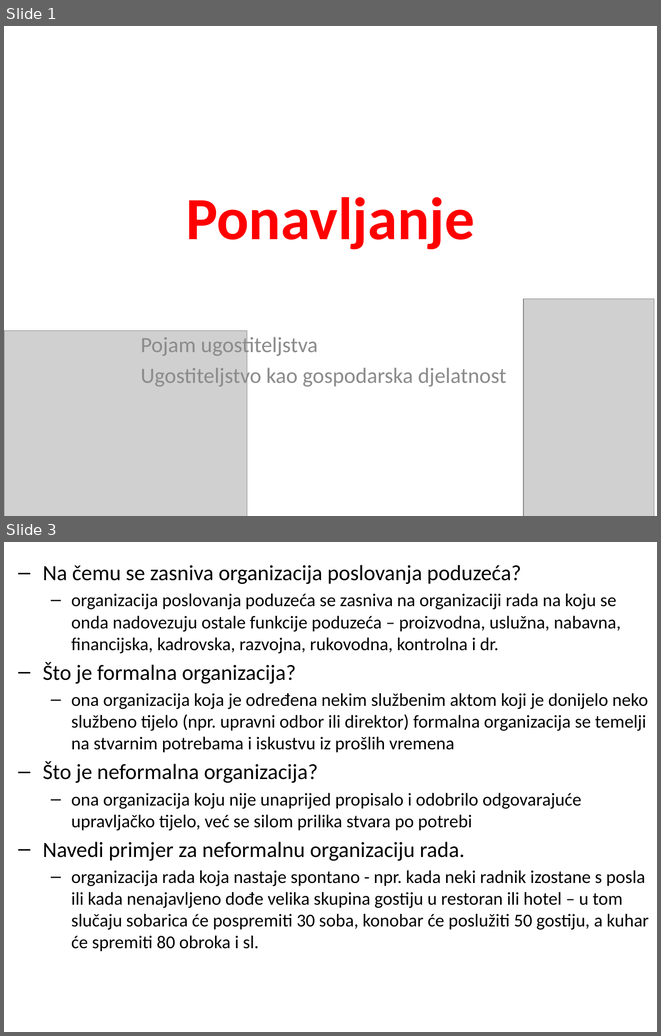
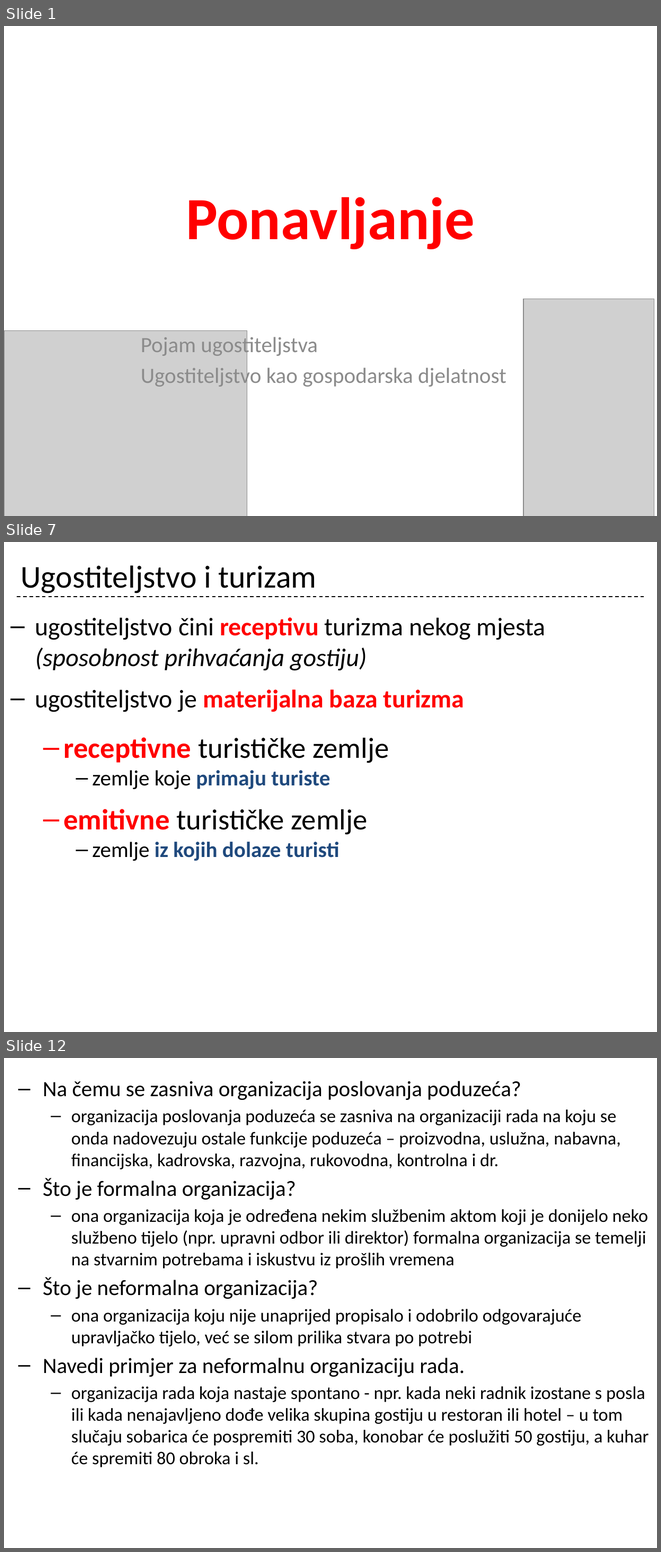
Before and after one commit to cornx/print, a slide deck: data/organizacija/001_uvod_i_ug_kao_gosp_djelatnost_ponavljanje.pptx. Shown one above the other, each under a label of ours: slides 1 and 3 before the commit, slides 1, 7 and 12 after it; the slides between them are not shown. The pictures are 661x1036 and 661x1552 pixels, drawn with LibreOffice and Linux fonts; fonts in the diff are those of the drawing; grey boxes stand for pictures. Boxes give left, top, right and bottom in pixels: in the first picture for what was removed or moved away, otherwise in the second. Text is boxed around its words. In the diff, an @@ line names an element or a change of style, - is before the commit and + after.

```diff
--- a/data/organizacija/001_uvod_i_ug_kao_gosp_djelatnost_ponavljanje.pptx
+++ b/data/organizacija/001_uvod_i_ug_kao_gosp_djelatnost_ponavljanje.pptx
@@ slide 7 added at bbox=[4, 542, 657, 1032], background #FFFFFF @@
@@ title added at bbox=[21, 565, 316, 593], 35 pt, text #000000 @@
+Ugostiteljstvo i turizam
@@ line added from (17, 597) to (644, 597), #000000 1 pt dashed @@
@@ text added at bbox=[35, 617, 546, 861], 28 pt, text #000000 @@
+– ugostiteljstvo čini receptivu turizma nekog mjesta (sposobnost prihvaćanja gostiju)
+– ugostiteljstvo je materijalna baza turizma
+  – receptivne turističke zemlje
+    – zemlje koje primaju turiste
+  – emitivne turističke zemlje
+    – zemlje iz kojih dolaze turisti
@@ what was slide 3 is now slide 12 @@
```
Also in this commit, not shown: 1 slide changed, 8 other slides added.
